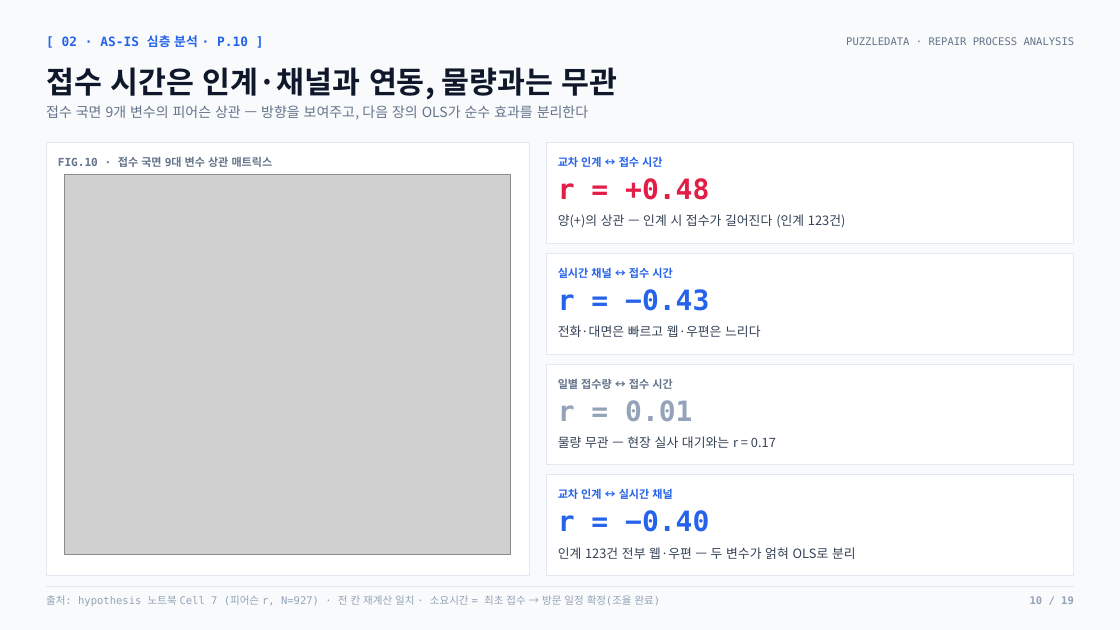
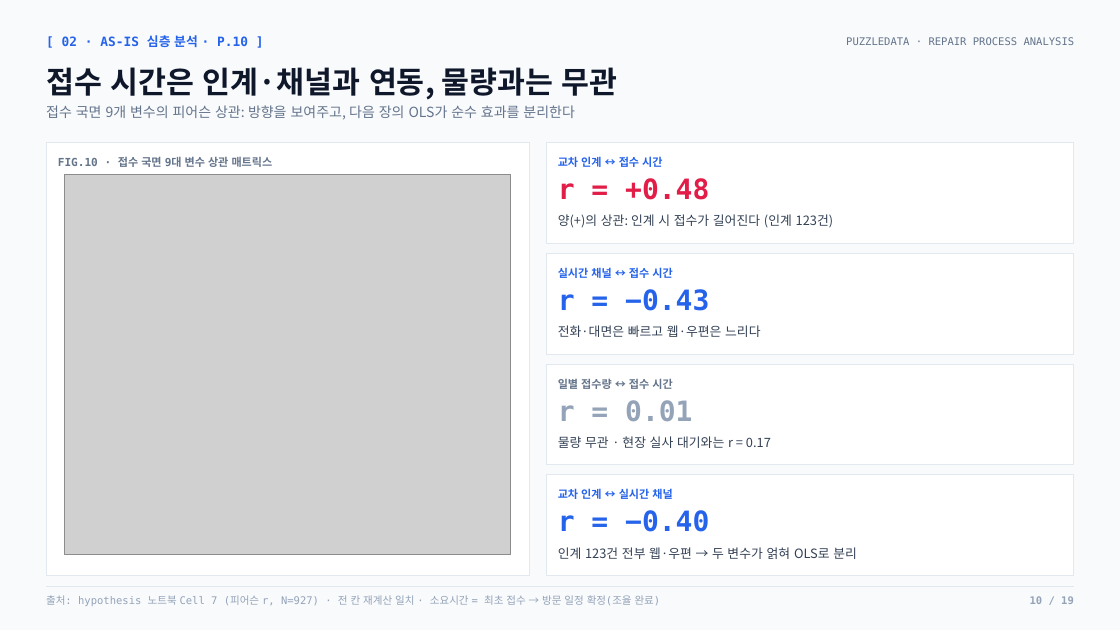
Before and after one commit to nus1245/puzzle_data, a slide deck: slide 10 of outputs/pptx/puzzledata_repair_report.pptx. Drawn at 1120x630 pixels with LibreOffice and Linux fonts; fonts in the diff are those of the drawing; grey boxes stand for pictures. Boxes give left, top, right and bottom in pixels: in the first picture for what was removed or moved away, otherwise in the second. Text is boxed around its words. In the diff, an @@ line names an element or a change of style, - is before the commit and + after.

```diff
--- a/outputs/pptx/puzzledata_repair_report.pptx
+++ b/outputs/pptx/puzzledata_repair_report.pptx
@@ text at bbox=[46, 105, 574, 120]: text changed @@
-접수 국면 9개 변수의 피어슨 상관 — 방향을 보여주고, 다음 장의 OLS가 순수 효과를 분리한다
+접수 국면 9개 변수의 피어슨 상관: 방향을 보여주고, 다음 장의 OLS가 순수 효과를 분리한다
@@ text at bbox=[558, 214, 834, 228]: text changed @@
-양(+)의 상관 — 인계 시 접수가 길어진다 (인계 123건)
+양(+)의 상관: 인계 시 접수가 길어진다 (인계 123건)
@@ text at bbox=[558, 436, 771, 448]: text changed @@
-물량 무관 — 현장 실사 대기와는 r = 0.17
+물량 무관 · 현장 실사 대기와는 r = 0.17
@@ text at bbox=[558, 547, 857, 559]: text changed @@
-인계 123건 전부 웹·우편 — 두 변수가 얽혀 OLS로 분리
+인계 123건 전부 웹·우편 → 두 변수가 얽혀 OLS로 분리
```
Also in this commit, not shown: 6 other slides changed, 3 other files.
